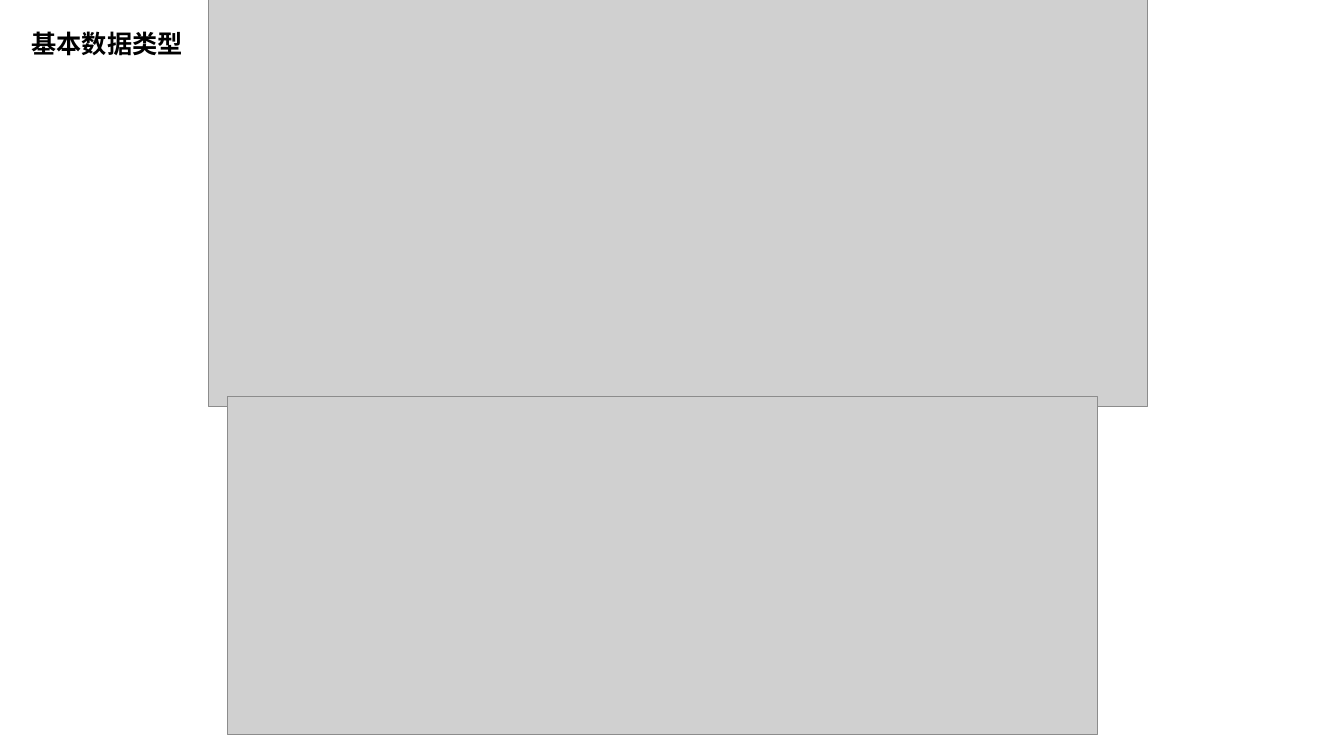
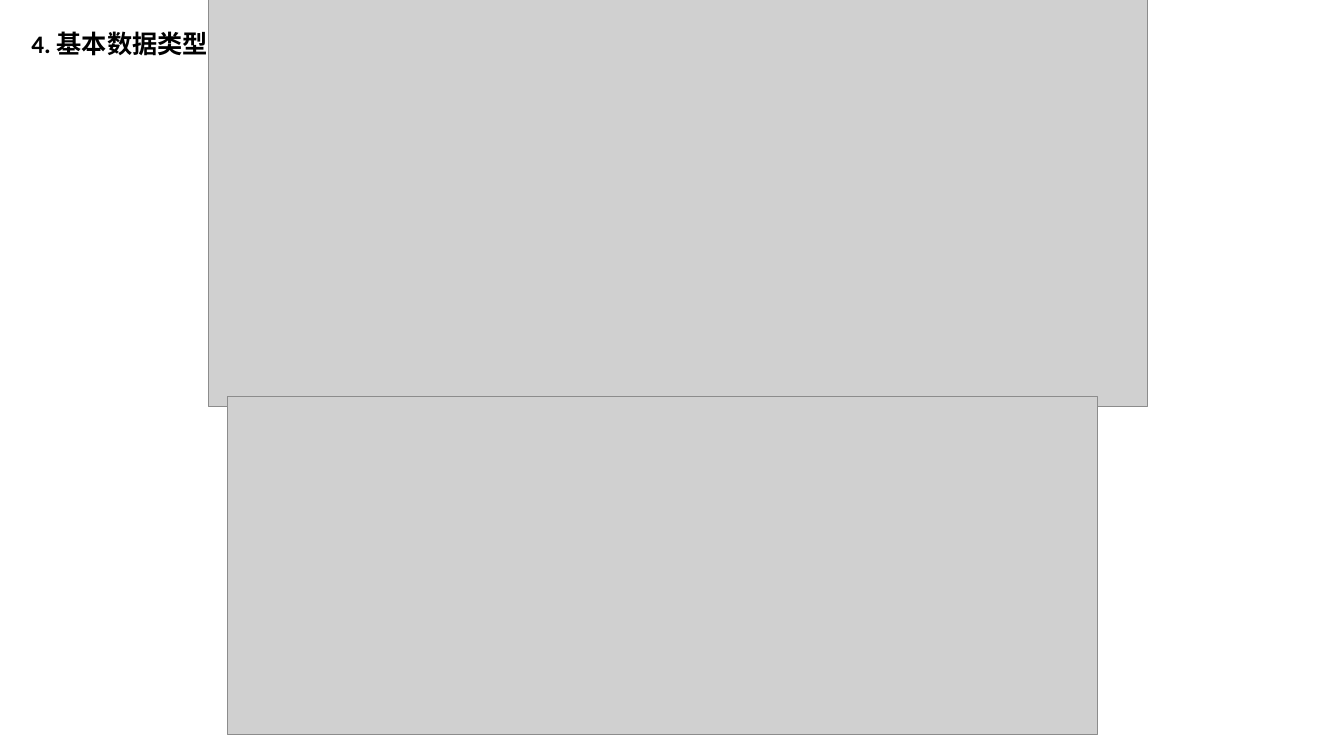
Before and after one commit to luchaojun/JavaSprint, a slide deck: slide 5 of JavaInterview/Java_interview.pptx. Drawn at 1344x756 pixels with LibreOffice and Linux fonts; fonts in the diff are those of the drawing; grey boxes stand for pictures. Boxes give left, top, right and bottom in pixels: in the first picture for what was removed or moved away, otherwise in the second. Text is boxed around its words. In the diff, an @@ line names an element or a change of style, - is before the commit and + after.

```diff
--- a/JavaInterview/Java_interview.pptx
+++ b/JavaInterview/Java_interview.pptx
@@ text at (31,31,208,56): text changed @@
-基本数据类型
+4. 基本数据类型
```
Also in this commit, not shown: 3 other slides changed, 1 slide added.
